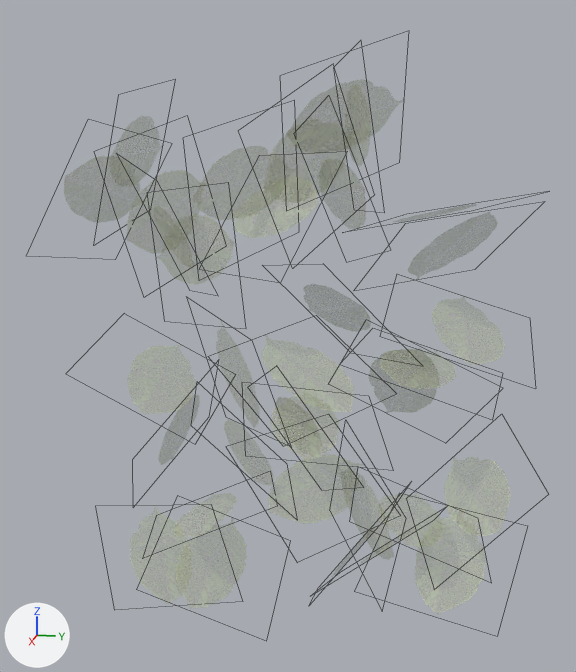
An edit to the FBX model Assets/Gaia/Models/Plant/VegetWall/VegetWallLeaves_B.fbx, drawn before and after from the same camera.
One viewpoint serves both versions: a 50 mm lens placed at (-18.69, -1.758, 1.724), pointed at (-19.922, -2.004, 1.416). The axes (+X, +Y, +Z) are drawn at lower left. The lights are the same throughout. Mesh edges are drawn as thin lines. Where no turn or scale is listed for an object, it has been applied to the vertices.

In view in the first picture: 'VegetWallLeaves_B'.
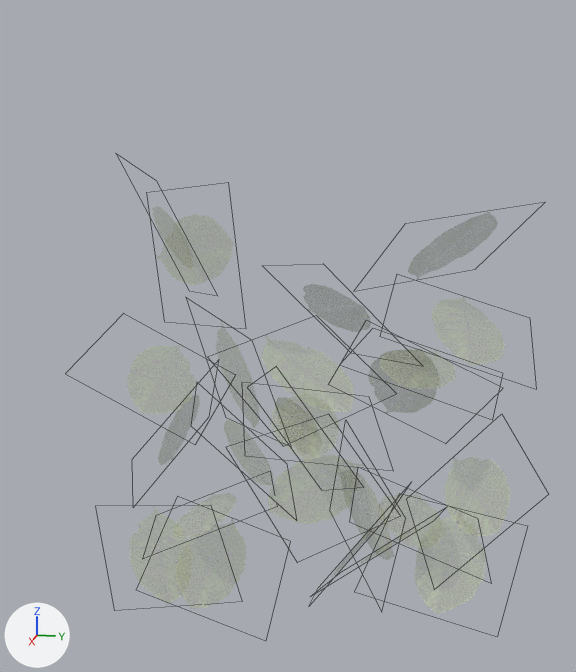
The newer file is also turned or shifted as a whole; pictures and numbers use the older file's frame.

Changed parts and their boxes [x1, y1, x2, y2] in the pictures (576 x 672 px; the box of a moved part takes in the faces that stretch with it):
'VegetWallLeaves_B', reshaped (14% narrower, 23% shorter): before [64, 79, 510, 613]; after [127, 206, 510, 615]
part 1 of me_plane_017, moved or reshaped: [160, 214, 234, 285] in both
part 2 of me_plane_017, moved or reshaped: before [173, 493, 237, 537]; after [173, 493, 236, 537]
part 3 of me_plane_017, moved or reshaped: [153, 206, 194, 269] in both
part 4 of me_plane_017, moved or reshaped: before [378, 492, 444, 547]; after [378, 492, 445, 548]
part 5 of me_plane_017, moved or reshaped: before [268, 455, 359, 523]; after [268, 455, 364, 524]
part 6 of me_plane_017, moved or reshaped: before [224, 419, 274, 485]; after [224, 420, 274, 486]
part 7 of me_plane_017, moved or reshaped: before [340, 469, 394, 560]; after [341, 469, 393, 560]
part 8 of me_plane_017, deleted: before [64, 79, 475, 254]

The change, as a list of edits to the scene's bpy script:
```text
Change me_plane_017:
    used by ob_vegetwallleaves_b; location = (-20.0, -2.0, 1.0)
    remove me_plane_017.from_pydata(...)  # 136 vertices, 34 faces; spans x -0.092..0.249, y -0.374..0.399, z -0.076..0.879
    add me_plane_017.from_pydata(...)  # 96 vertices, 24 faces; spans x -0.091..0.249, y -0.364..0.399, z -0.076..0.706
    me_plane_017 part 1: the loose piece of 4 vertices spanning x -0.004..0.135, y -0.266..-0.059, z 0.414..0.663 is moved by (0.001, 0.0, 0.0)
    me_plane_017 part 2: the loose piece of 4 vertices spanning x -0.034..0.248, y -0.26..-0.001, z 0.054..0.166 is moved by (0.001, 0.0, 0.0)
    me_plane_017 part 3: the loose piece of 4 vertices spanning x -0.016..0.234, y -0.253..-0.116, z 0.465..0.706 is moved by (0.001, 0.0, 0.0)
    me_plane_017 part 4: the loose piece of 4 vertices spanning x -0.004..0.229, y 0.106..0.328, z 0.086..0.176 is moved by (0.001, 0.0, 0.0)
    me_plane_017 part 5: the loose piece of 4 vertices spanning x -0.057..0.229, y -0.101..0.186, z 0.1..0.24 is moved by (0.001, 0.0, 0.0)
    me_plane_017 part 6: the loose piece of 4 vertices spanning x -0.021..0.238, y -0.179..0.034, z 0.153..0.312 is moved by (0.001, 0.0, 0.0)
    me_plane_017 part 7: the loose piece of 4 vertices spanning x -0.039..0.214, y 0.052..0.201, z -0.027..0.266 is moved by (0.001, 0.0, 0.0)
    me_plane_017 part 8: 10 loose pieces with 40 vertices, spanning x -0.058..0.249, y -0.374..0.377, z 0.492..0.879, are deleted
```
